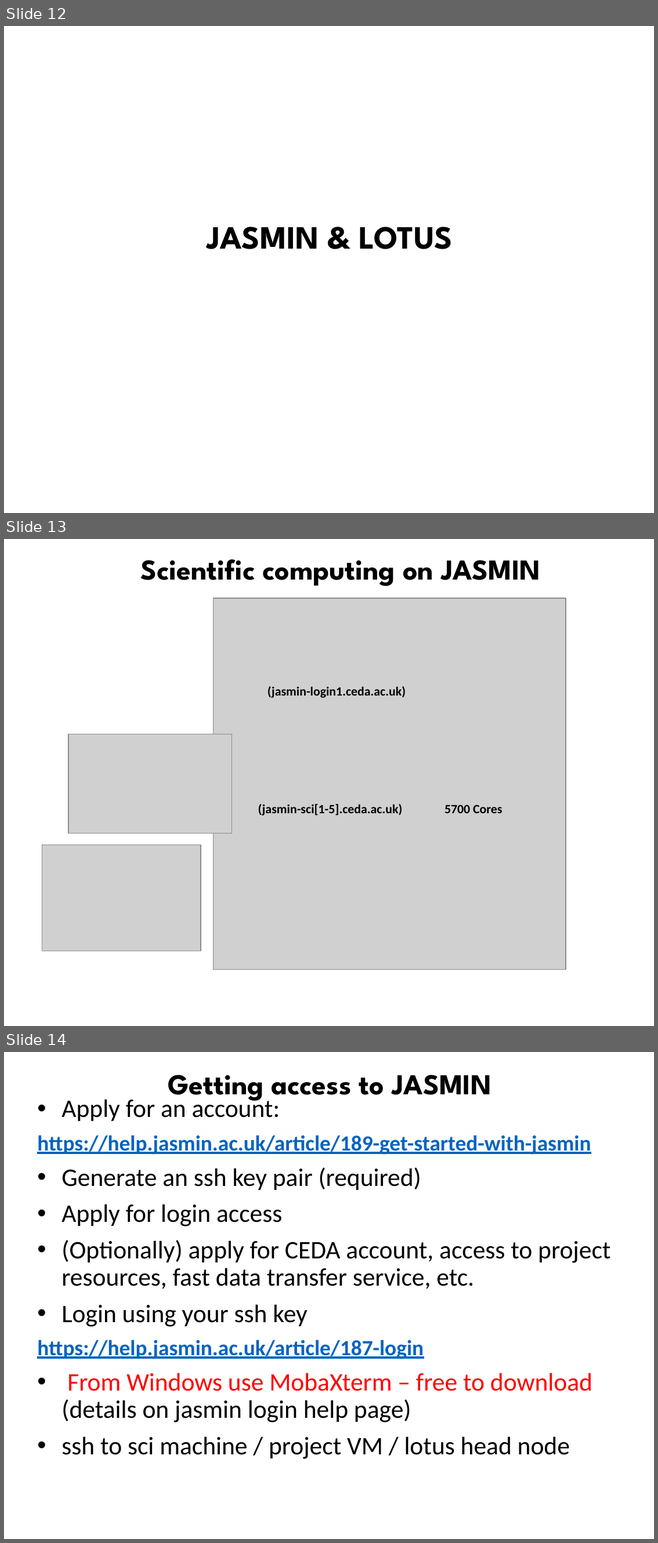
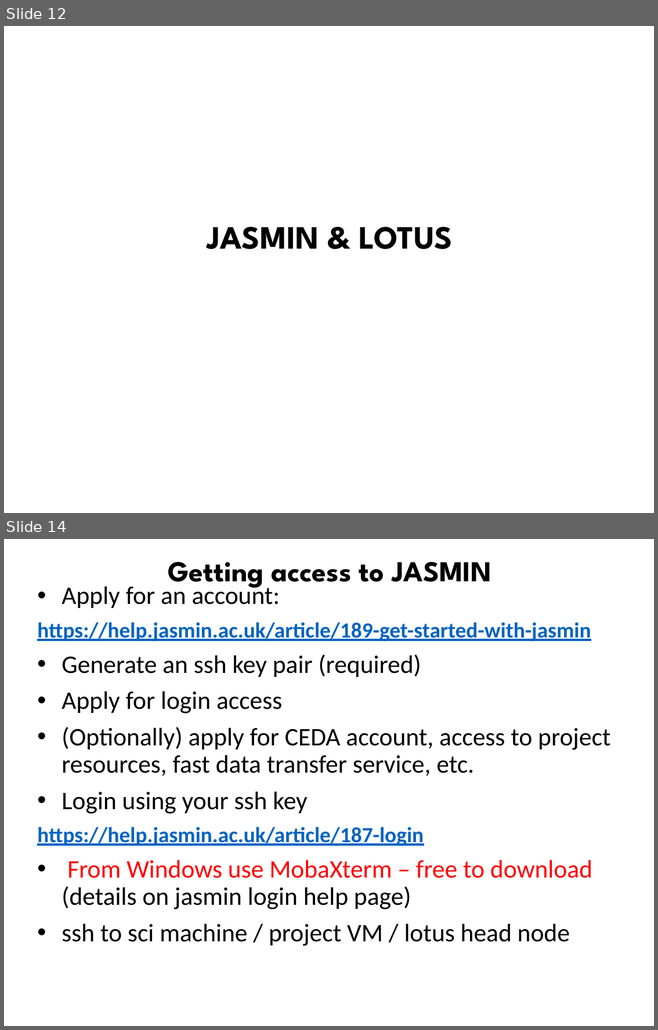
Before and after one commit to ncasuk/ncas-isc, a slide deck: working_practices/Parallel_Processing_Large_Data.pptx. Shown one above the other, each under a label of ours: slides 12, 13 and 14 before the commit, slides 12 and 14 after it; the slides between them are not shown. The pictures are 658x1543 and 658x1030 pixels, drawn with LibreOffice and Linux fonts; fonts in the diff are those of the drawing; grey boxes stand for pictures; background and template pictures are left out. Boxes give left, top, right and bottom in pixels: in the first picture for what was removed or moved away, otherwise in the second. Text is boxed around its words. In the diff, an @@ line names an element or a change of style, - is before the commit and + after.

```diff
--- a/working_practices/Parallel_Processing_Large_Data.pptx
+++ b/working_practices/Parallel_Processing_Large_Data.pptx
@@ slide 13 removed at (x1=4, y1=539, x2=654, y2=1026), background picture (left out) @@
@@ title removed at (x1=141, y1=559, x2=540, y2=586) @@
-Scientific computing on JASMIN
@@ picture removed at (x1=213, y1=598, x2=566, y2=970) @@
@@ text removed at (x1=267, y1=686, x2=405, y2=698) @@
-(jasmin-login1.ceda.ac.uk)
@@ picture removed at (x1=68, y1=734, x2=231, y2=834) @@
@@ text removed at (x1=258, y1=804, x2=402, y2=816) @@
-(jasmin-sci[1-5].ceda.ac.uk)
@@ text removed at (x1=444, y1=805, x2=502, y2=813) @@
-5700 Cores
@@ picture removed at (x1=42, y1=845, x2=201, y2=951) @@
```
Also in this commit, not shown: 1 slide added, 1 other slide removed, 6 other files.
